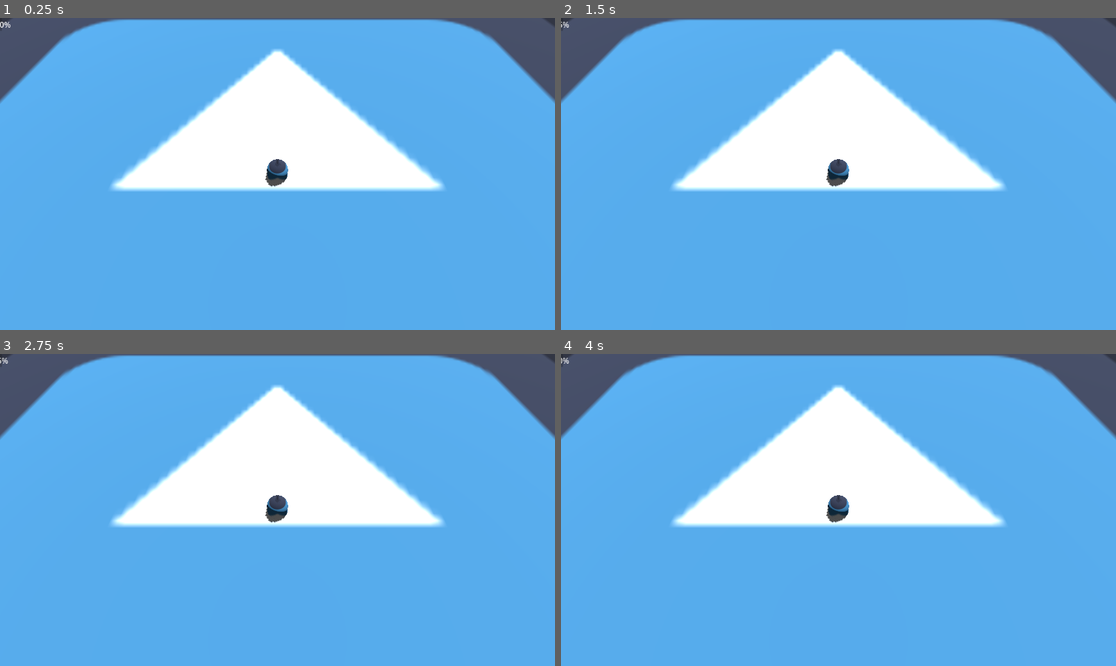
Above: before the commit, frames 1-4 (two rows, left to right).
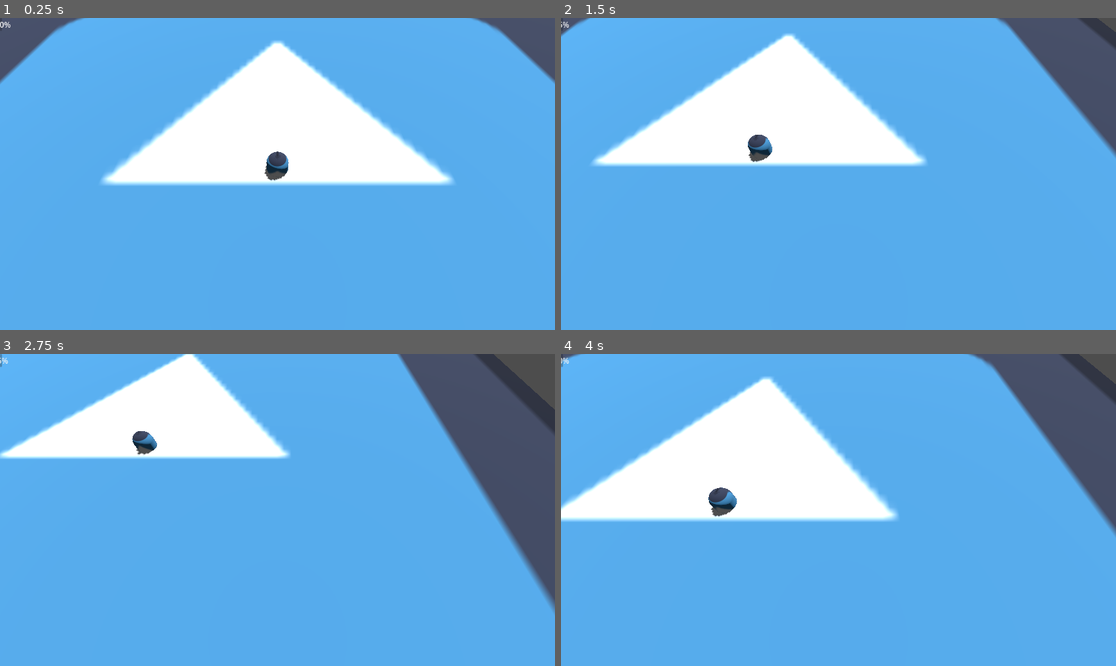
Above: after the commit, the same moments.

Repository: toledosq/godot_zombies
Game: Godot game, scene res://scenes/Main.tscn
The game is run twice, just before and just after one commit, with the same random seed, the same clock (stepped at 60 frames per second) and the same inputs. The engine's default icon, where the game draws it, is replaced by a stand-in: a white triangle on a blue panel in a dark square.
Inputs (mouse positions are in pixels of both pictures, inside the frame that each line leads up to):
- Up to frame 1 (0.25 s): no input
- Up to frame 2 (1.5 s): tap Enter at 0.5 s; move the mouse to (960, 158) at 0.52 s; hold D (move_right) 0.53-1.28 s; tap J (test_damage) at 0.6 s; move the mouse to (727, 189) at 1.27 s; hold S (move_back) from 1.28 s (still down); tap K (test_heal) at 1.35 s
- Up to frame 3 (2.75 s): move the mouse to (333, 441) at 2.02 s; release S (move_back) at 2.03 s; hold D (move_right) from 2.03 s (still down); tap J (test_damage) at 2.1 s
- Up to frame 4 (4 s): move the mouse to (810, 572) at 2.77 s; release D (move_right) at 2.78 s; hold W (move_forward) 2.78-3.53 s; tap K (test_heal) at 2.85 s; move the mouse to (1005, 556) at 3.52 s; hold A (move_left) from 3.53 s (still down); tap J (test_damage) at 3.6 s

The runs differ from the first frame. In frame 1, 7.8% of the frame differs, in the area x 0-100%, y 0-56%; in frame 2, 21%; in frame 3, 36%, in the area x 0-100%, y 0-84%; in frame 4, 26%.

Commit message:
Remove camera rig interp

Diff:
--- a/scripts/camera_rig.gd
+++ b/scripts/camera_rig.gd
@@ -10,13 +10,7 @@
 var initial_offset: Vector3
 var player_height_offset: Vector3 = Vector3(0, -1.5, 0)
 
-# Interpolation variables
-var previous_transform: Transform3D
-
 func _ready():
-	# Make CameraRig ignore parent transforms
-	set_as_top_level(true)
-
 	# Compute the camera pitch vector just once
 	var pitch = deg_to_rad(camera_rotation)
 	initial_offset = Vector3(0, sin(pitch), cos(pitch)) * camera_distance
@@ -28,18 +22,13 @@
 	if not target_node:
 		return
 
-	# Store previous transform before updating
-	previous_transform = global_transform
-
 	_update_position()
 
 func _process(_delta: float) -> void:
 	if not target_node:
 		return
 
-	# Interpolate between physics ticks
-	var alpha = Engine.get_physics_interpolation_fraction()
-	global_transform = previous_transform.interpolate_with(global_transform, alpha)
+	_update_position()
 
 func _update_position() -> void:
 	# Desired camera rig position relative to target
@@ -57,5 +46,4 @@
 	target_node = target
 	# Snap rig and camera immediately to target
 	global_position = target_node.global_position + initial_offset
-	previous_transform = global_transform
 	camera.look_at(target_node.global_position + player_height_offset, Vector3.UP)
